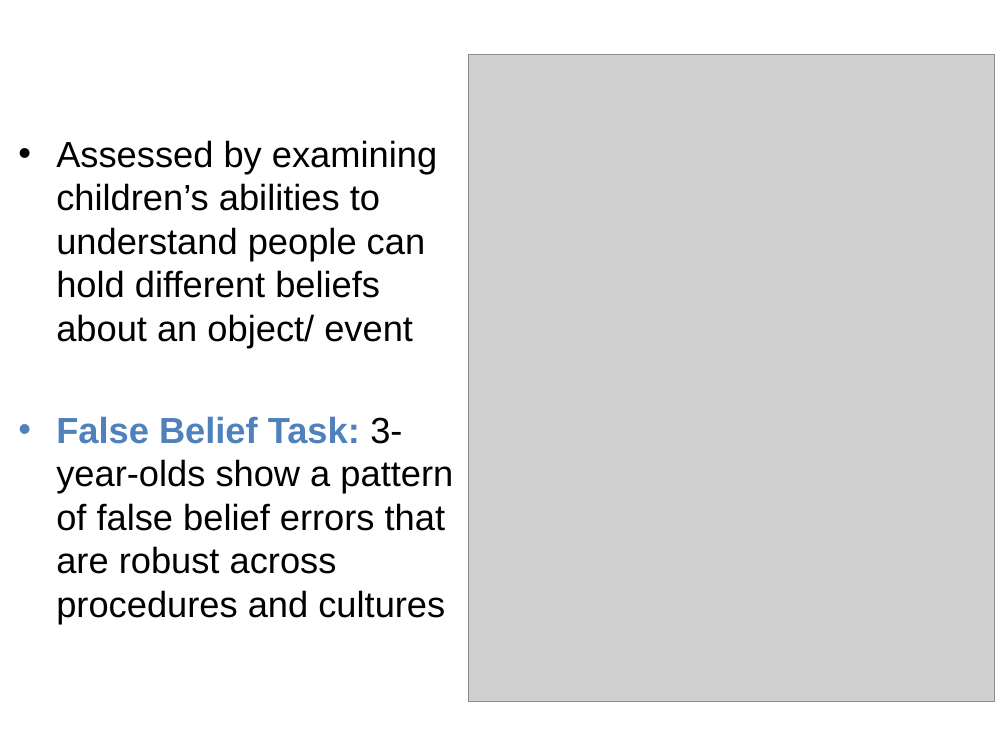
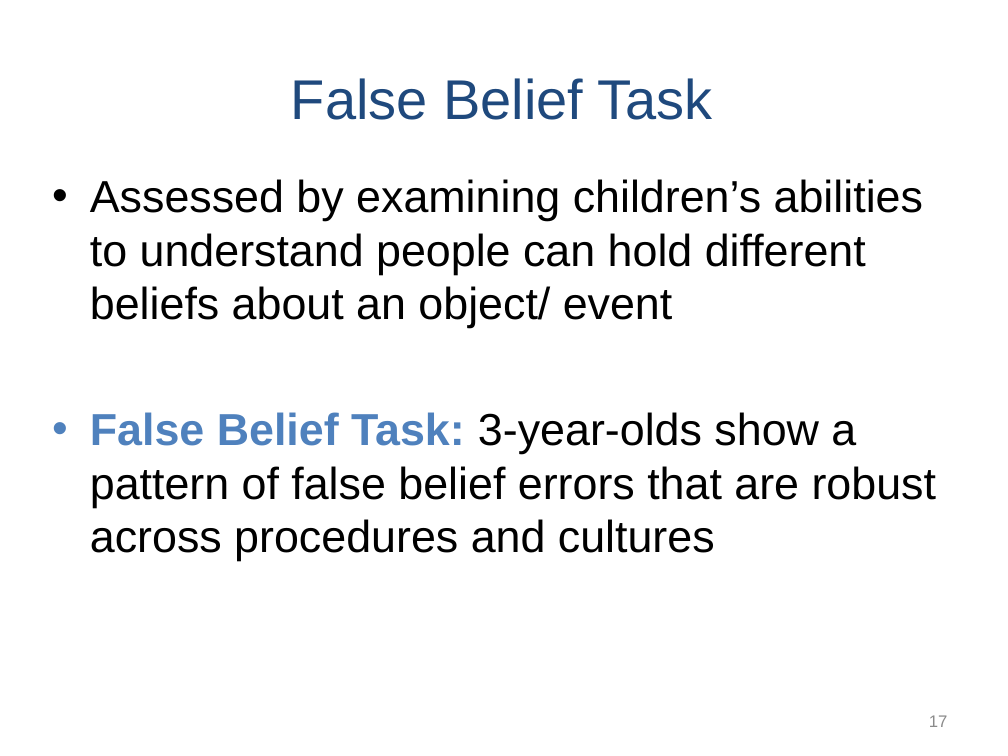
Before and after one commit to npm27/Teaching-Materials, a slide deck: slide 17 of Memory/Slides/Chapter 9.PPTX (slide 16 before the commit). Drawn at 1008x756 pixels with LibreOffice and Linux fonts; fonts in the diff are those of the drawing; grey boxes stand for pictures. Boxes give left, top, right and bottom in pixels: in the first picture for what was removed or moved away, otherwise in the second. Text is boxed around its words. In the diff, an @@ line names an element or a change of style, - is before the commit and + after.

```diff
--- a/Memory/Slides/Chapter 9.PPTX
+++ b/Memory/Slides/Chapter 9.PPTX
@@ picture removed at [469,54,995,703] @@
@@ title added at [291,78,713,120], 40 pt, text #1F497D @@
+False Belief Task
@@ text "Assessed by examining children’s abilities ...": place and size @@
-text "Assessed by examining children’s abilities ..." at [56,140,453,623]
+text "Assessed by examining children’s abilities ..." at [90,179,936,561]
@@ text "Assessed by examining children’s abilities ..." at [90,179,936,561]: size 25.9 to 32 pt; more space between paragraphs @@
@@ page number added at [929,715,948,727], 12 pt, text #8C8C8C @@
+17
```
Also in this commit, not shown: 7 other slides changed, 2 slides added.
